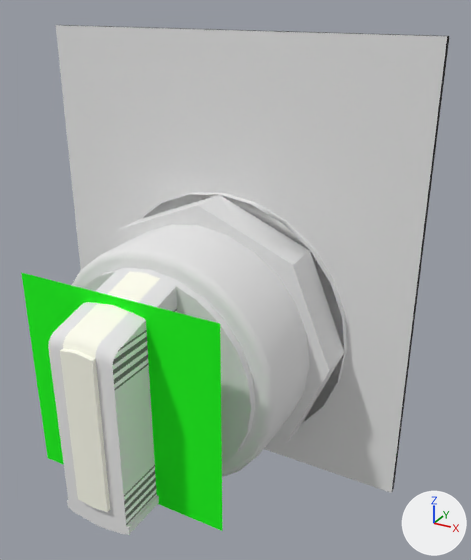
Renders of the COLLADA model scenery/reds_light_switches/models/binary_switch.dae from each side of a commit.
The view is the same before and after, from a 50 mm lens placed at (0.0645, -0.0697, 0.0598), pointed at (0.0317, -0.0101, 0.03). Lighting does not change. The marker at lower right points along +X, +Y and +Z. Where no turn or scale is listed for an object, it has been applied to the vertices.

The scene before the commit, as lines of its bpy script (objects in view):
```python
me_cursor1 = bpy.data.meshes.new('cursor1')
me_cursor1.from_pydata([(0.025, 0.0, 0.025), (0.0, 0.0, 0.0), (0.025, 0.0, 0.0), (0.0, 0.0, 0.025)], [], [(0, 1, 2), (1, 0, 3)])
me_cursor1.materials.append(mat_cursor)  # green #00ff00
me_housing_nut = bpy.data.meshes.new('housing_nut')
me_housing_nut.from_pydata(...)  # 88 vertices, 128 faces; spans x 0.0..0.035, y -0.001..0.005, z 0.0..0.035
me_housing_nut.materials.append(mat_metal)  # its picture is missing
me_switch_housing = bpy.data.meshes.new('switch_housing')
me_switch_housing.from_pydata(...)  # 120 vertices, 214 faces; spans x 0.0..0.03, y 0.0..0.01, z 0.0..0.03
me_switch_housing.materials.append(mat_metal_0)  # its picture is missing
ob_cursor1 = bpy.data.objects.new('cursor1', me_cursor1)
ob_cursor1.location = (0.0125, -0.0235, 0.007)
ob_housing_nut = bpy.data.objects.new('housing_nut', me_housing_nut)
ob_housing_nut.location = (0.0075, -0.006, 0.002)
ob_switch_housing = bpy.data.objects.new('switch_housing', me_switch_housing)
ob_switch_housing.location = (0.01, -0.017, 0.0045)
# also in view: 'placard' at (0.025, -0.0005, 0.028); 'switch1' at (0.025, -0.0233, 0.0195)
```
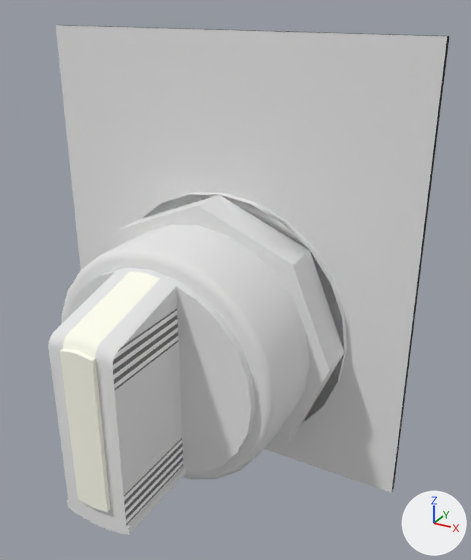
What the commit changed:
Object 'cursor1' (ob_cursor1) is deleted.

Changed parts and their boxes [x1, y1, x2, y2] in the pictures (471 x 560 px):
'cursor1', deleted (green)
    before: [21, 273, 222, 531]
